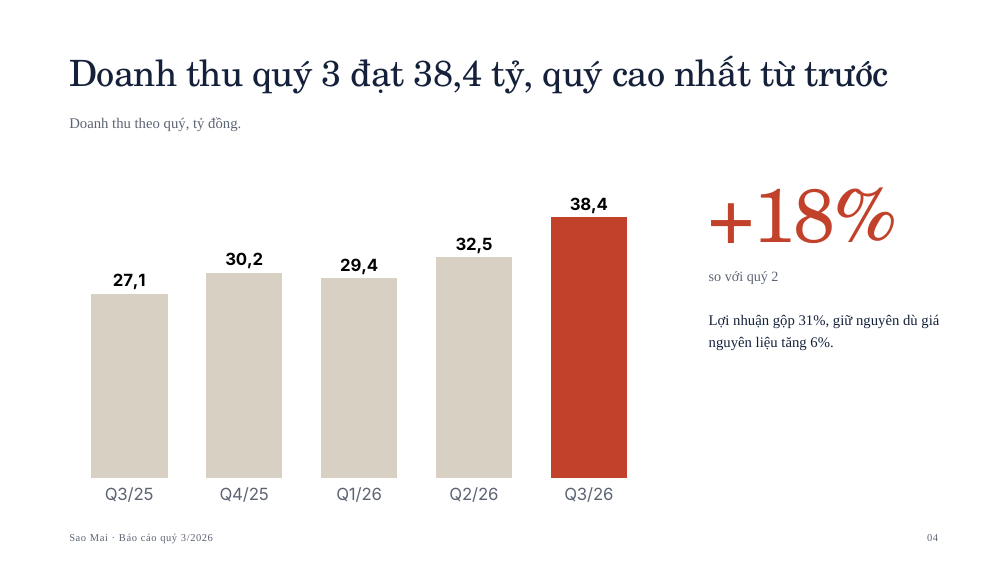
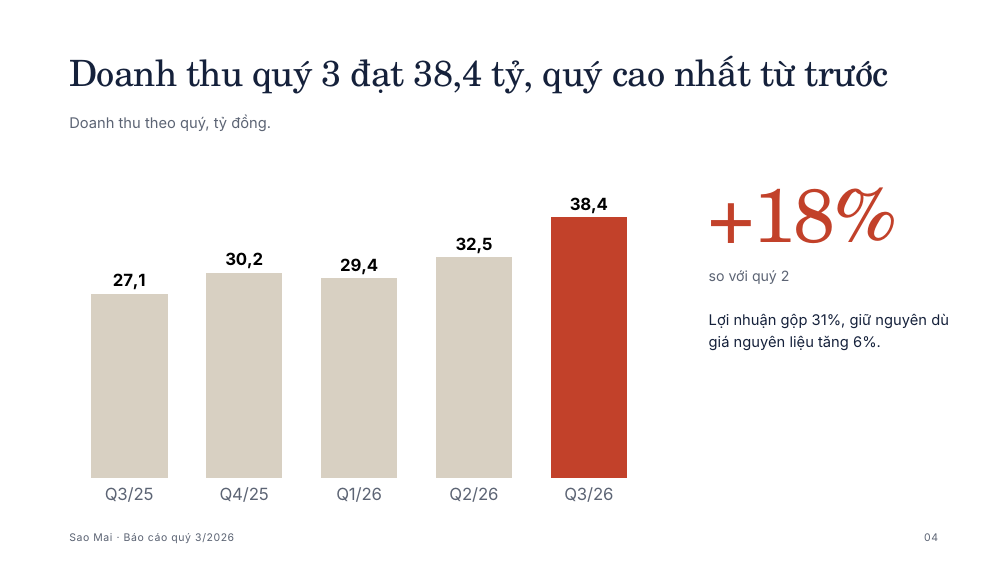
Before and after one commit to iamcaominhtien/kanban-board-mcp, a slide deck: slide 4 of server/services/slides_skill/themes/ledger/sample.pptx. Drawn at 1008x567 pixels with LibreOffice and Linux fonts; fonts in the diff are those of the drawing; background and template pictures are left out. Boxes give left, top, right and bottom in pixels: in the first picture for what was removed or moved away, otherwise in the second. Text is boxed around its words. In the diff, an @@ line names an element or a change of style, - is before the commit and + after.

```diff
--- a/server/services/slides_skill/themes/ledger/sample.pptx
+++ b/server/services/slides_skill/themes/ledger/sample.pptx
@@ font Times New Roman to Inter in 5 elements at [69, 115, 271, 131], [709, 270, 790, 284], [709, 313, 949, 350], [924, 533, 938, 541], [69, 533, 234, 543] @@
```
Also in this commit, not shown: 8 other slides changed, 51 other files.
